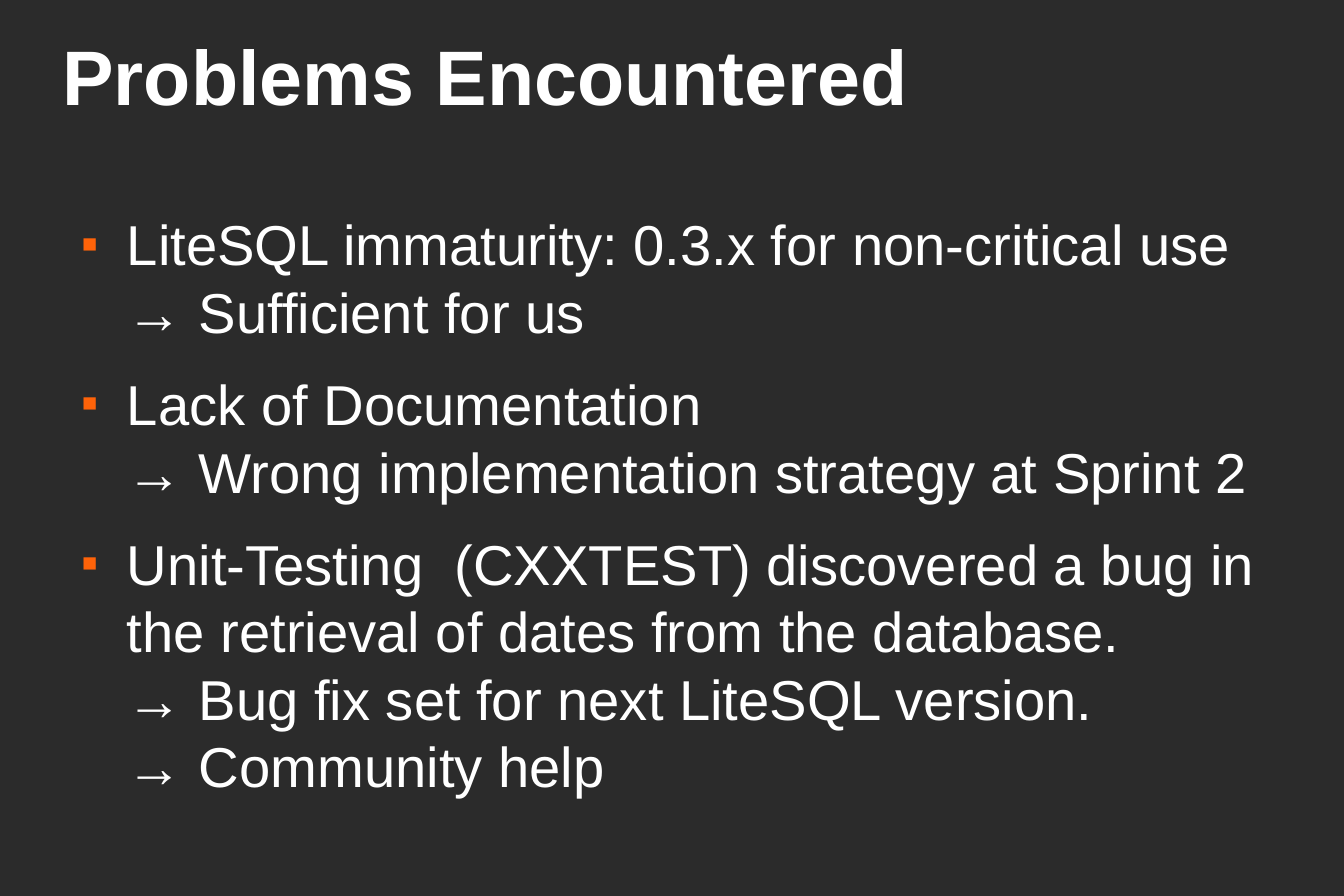
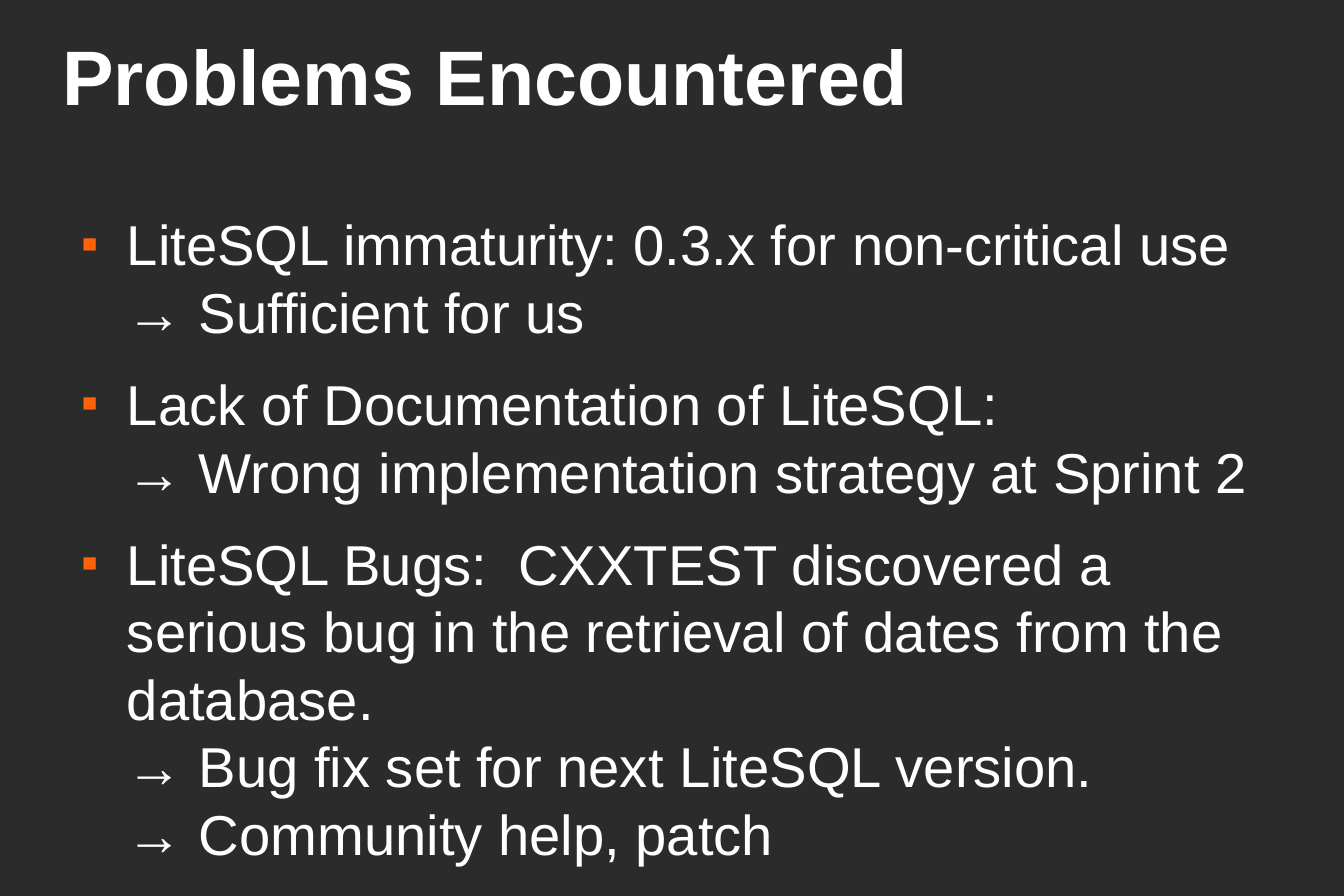
Before and after one commit to dgraziotin/Pomotux, a slide deck: slide 8 of docs/Project_Presentation.odp. Drawn at 1344x896 pixels with LibreOffice and Linux fonts; fonts in the diff are those of the drawing; background and template pictures are left out; a plain dark background stands for a picture behind light text. Boxes give left, top, right and bottom in pixels: in the first picture for what was removed or moved away, otherwise in the second. Text is boxed around its words. In the diff, an @@ line names an element or a change of style, - is before the commit and + after.

```diff
--- a/docs/Project_Presentation.odp
+++ b/docs/Project_Presentation.odp
@@ text at <box>127,384,1246,865</box>: text changed @@
-■ Lack of Documentation
-  → Wrong implementation strategy at Sprint 2
-■ Unit-Testing (CXXTEST) discovered a bug in the retrieval of dates from the database.
-  → Bug fix set for next LiteSQL version.
-  → Community help
+■ Lack of Documentation of LiteSQL:
+  → Wrong implementation strategy at Sprint 2
+■ LiteSQL Bugs: CXXTEST discovered a serious bug in the retrieval of dates from the database.
+  → Bug fix set for next LiteSQL version.
+  → Community help, patch
```
Also in this commit, not shown: 1 other slide changed.
